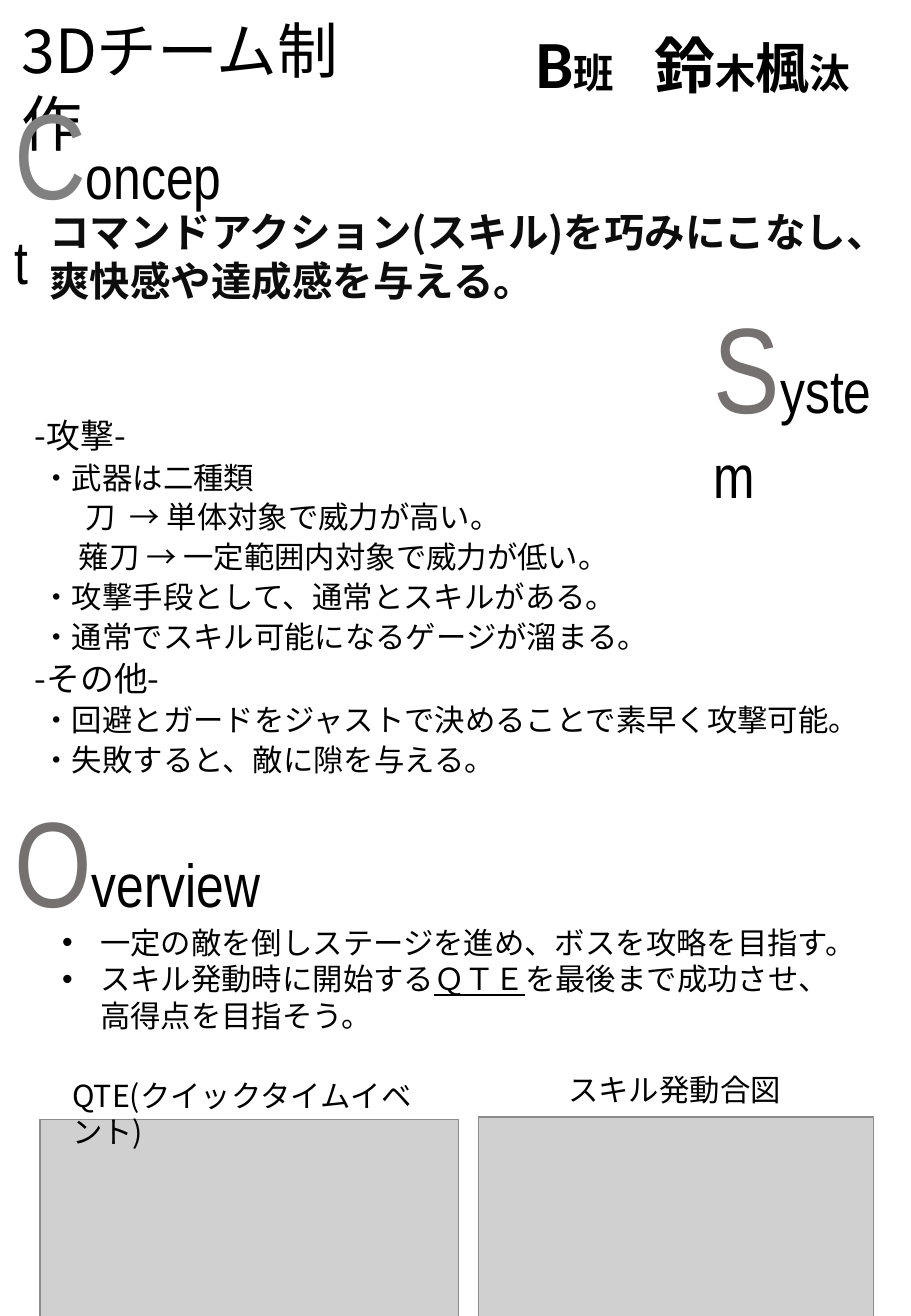
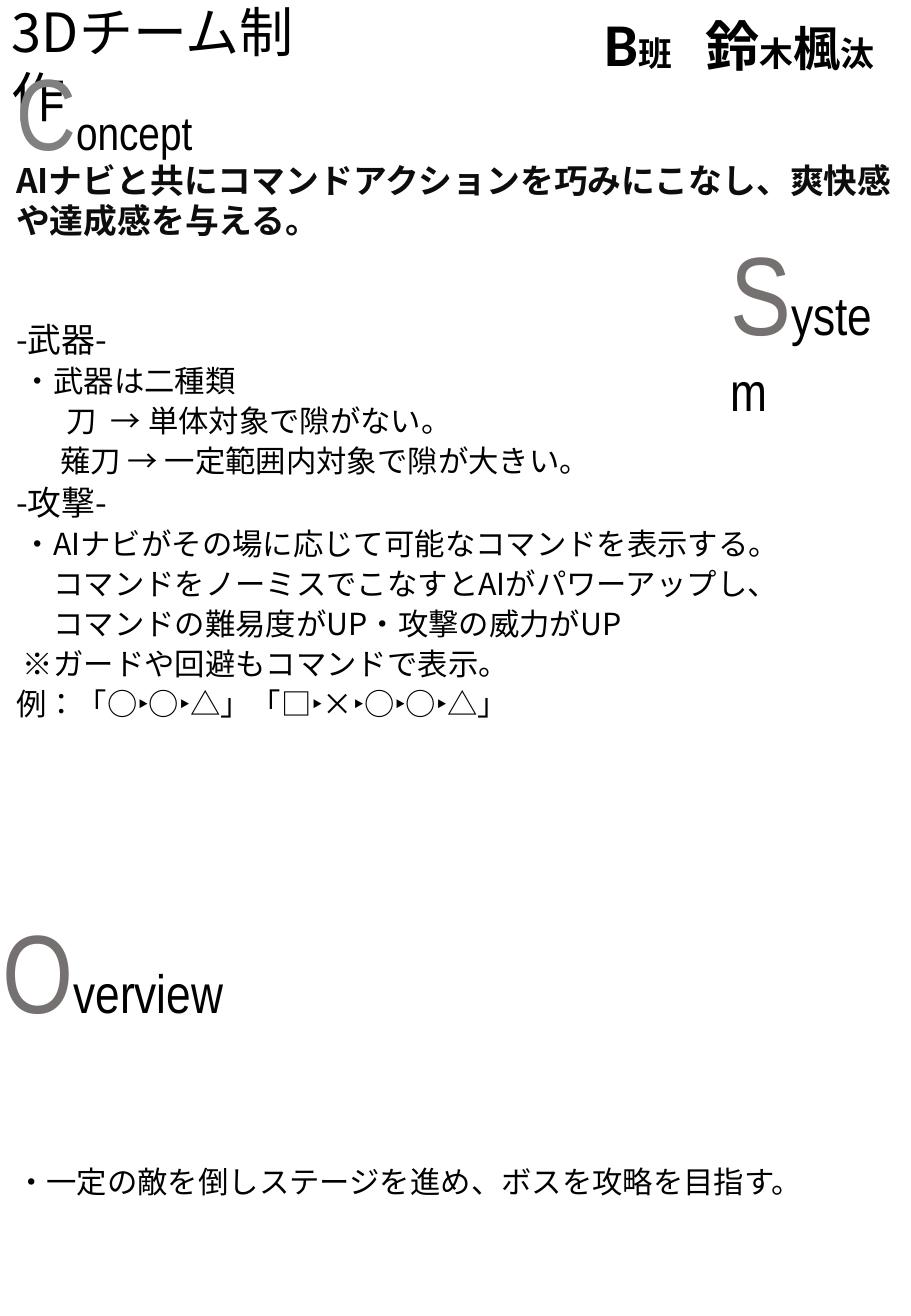
Before and after one commit to fu-ta-15/3DtameB, a slide deck: slide 1 of 前野七楓/3Dチーム制作/3Dチーム制作ワンシート(1).pptx. Drawn at 911x1316 pixels with LibreOffice and Linux fonts; fonts in the diff are those of the drawing; grey boxes stand for pictures; background and template pictures are left out. Boxes give left, top, right and bottom in pixels: in the first picture for what was removed or moved away, otherwise in the second. Text is boxed around its words. In the diff, an @@ line names an element or a change of style, - is before the commit and + after.

Commit message:
pp

```diff
--- a/前野七楓/3Dチーム制作/3Dチーム制作ワンシート(1).pptx
+++ b/前野七楓/3Dチーム制作/3Dチーム制作ワンシート(1).pptx
@@ text "3Dチーム制作": place and size @@
-text "3Dチーム制作" at box(10, 7, 402, 94)
+text "3Dチーム制作" at box(0, 0, 392, 70)
@@ text "3Dチーム制作" at box(0, 0, 392, 70): size 36 to 32 pt @@
@@ text "B班 鈴木楓汰": place and size @@
-text "B班 鈴木楓汰" at box(654, 36, 851, 94)
+text "B班 鈴木楓汰" at box(706, 20, 875, 71)
@@ text "B班 鈴木楓汰" at box(706, 20, 875, 71): size 40 to 36 pt in "B班"; size 24 to 20 pt in "B班 鈴木楓汰"; size 36 to 32 pt, size 32 to 28 pt in "鈴木楓汰" @@
@@ text "Concept": place and size @@
-text "Concept" at box(2, 72, 237, 231)
+text "Concept" at box(4, 43, 238, 177)
@@ text "Concept" at box(4, 43, 238, 177): size 72 to 60 pt, size 36 to 28 pt in "Concept" @@
@@ text at box(16, 158, 891, 236): text changed; size 24 to 20 pt @@
-コマンドアクション(スキル)を巧みにこなし、
-爽快感や達成感を与える。
+AIナビと共にコマンドアクションを巧みにこなし、爽快感や達成感を与える。
@@ text "System": place and size @@
-text "System" at box(702, 287, 907, 446)
+text "System" at box(718, 217, 905, 364)
@@ text "System" at box(718, 217, 905, 364): size 72 to 66 pt, size 36 to 32 pt in "System" @@
@@ rectangle: place and size @@
-rectangle at box(13, 402, 911, 788)
+rectangle at box(0, 312, 911, 910)
@@ text "-武器-": place and size @@
-text "-武器-" at box(35, 419, 859, 774)
+text "-武器-" at box(16, 323, 779, 718)
@@ text at box(16, 323, 590, 475): paragraphs added @@
+-武器-
+・武器は二種類
+刀 → 単体対象で隙がない。
+薙刀 → 一定範囲内対象で隙が大きい。
@@ text at box(16, 529, 779, 718): text changed @@
-・武器は二種類
-刀 → 単体対象で威力が高い。
-薙刀 → 一定範囲内対象で威力が低い。
-・攻撃手段として、通常とスキルがある。
-・通常でスキル可能になるゲージが溜まる。
--その他-
-・回避とガードをジャストで決めることで素早く攻撃可能。
-・失敗すると、敵に隙を与える。
+・AIナビがその場に応じて可能なコマンドを表示する。
+コマンドをノーミスでこなすとAIがパワーアップし、
+コマンドの難易度がUP・攻撃の威力がUP
+※ガードや回避もコマンドで表示。
+例：「○‣○‣△」「□‣×‣○‣○‣△」
@@ text "Overview": place and size @@
-text "Overview" at box(2, 780, 277, 977)
+text "Overview" at box(0, 895, 239, 1042)
@@ text "Overview" at box(0, 895, 239, 1042): size 72 to 66 pt, size 36 to 32 pt in "Overview" @@
@@ rectangle: place and size @@
-rectangle at box(0, 906, 894, 1278)
+rectangle at box(4, 1046, 911, 1311)
@@ text removed at box(568, 1075, 781, 1104) @@
-スキル発動合図
@@ text removed at box(72, 1082, 411, 1149) @@
-QTE(クイックタイムイベント)
@@ picture removed at box(40, 1119, 459, 1316) @@
@@ picture removed at box(479, 1116, 873, 1316) @@
@@ text at box(16, 1167, 802, 1196): text changed @@
-• 一定の敵を倒しステージを進め、ボスを攻略を目指す。
-• スキル発動時に開始するＱＴＥを最後まで成功させ、高得点を目指そう。
+・一定の敵を倒しステージを進め、ボスを攻略を目指す。
```
